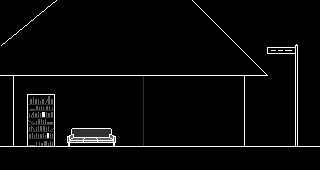
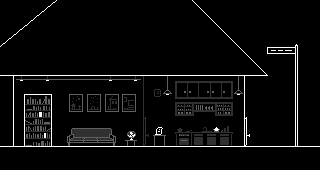
Layered file, before and after one edit (320x170). Changes by layer:
added layer "bag of peanuts" above "fan" over [153, 127, 166, 146]
added layer "fan" above "storybook" over [125, 131, 137, 146]
painted on "storybook" over [44, 133, 49, 138]
painted on "cookbook" over [39, 112, 45, 117]
added layer "kitchen-ceiling-lamp" above "track-light-bulbs" over [163, 76, 243, 94]
added layer "track-light-bulbs" above "den-bg" over [20, 80, 240, 95]
added layer "den-bg" above "couch" over [16, 76, 141, 112]
painted on "couch" over [67, 128, 116, 146]
painted on "bookshelf" over [24, 94, 55, 146]
added layer "sugar-bowl" above "kitchen-bg" over [213, 127, 220, 132]
added layer "kitchen-bg" above "house" over [145, 81, 233, 146]
painted on "house" over [0, 46, 250, 146]
